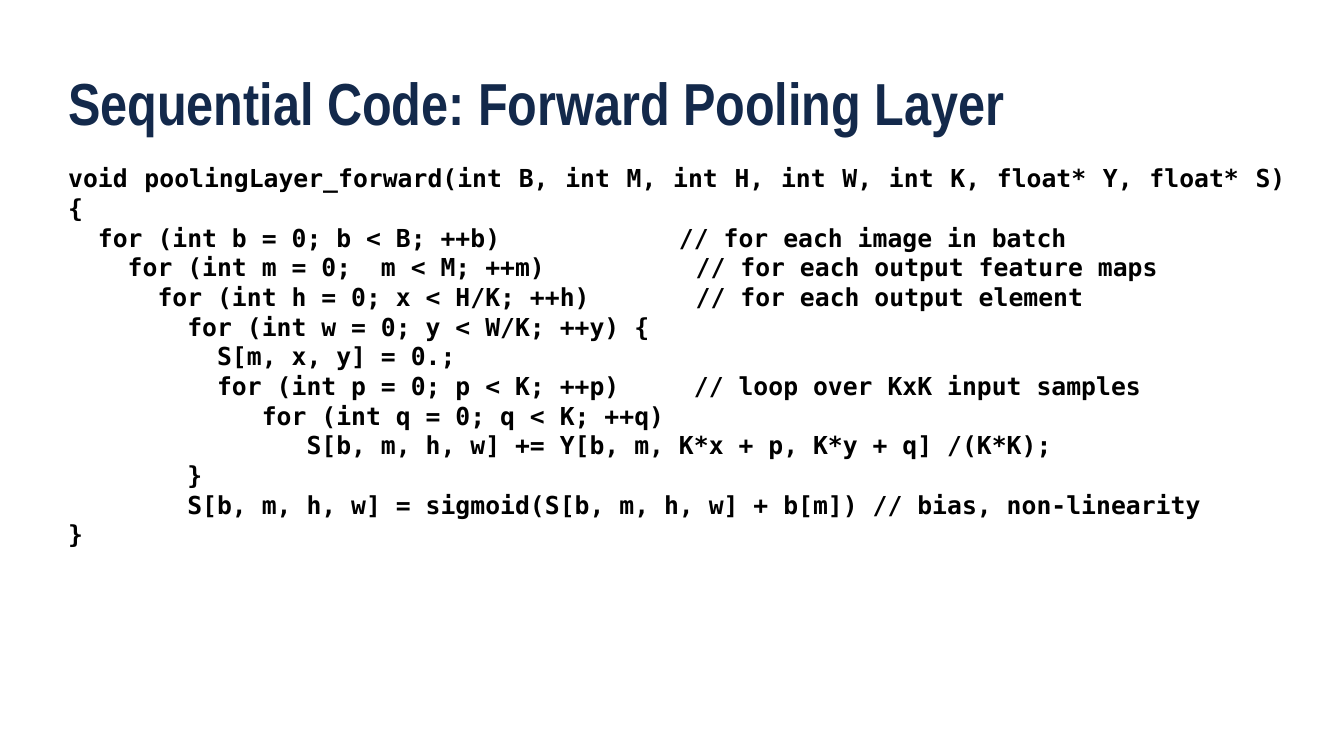
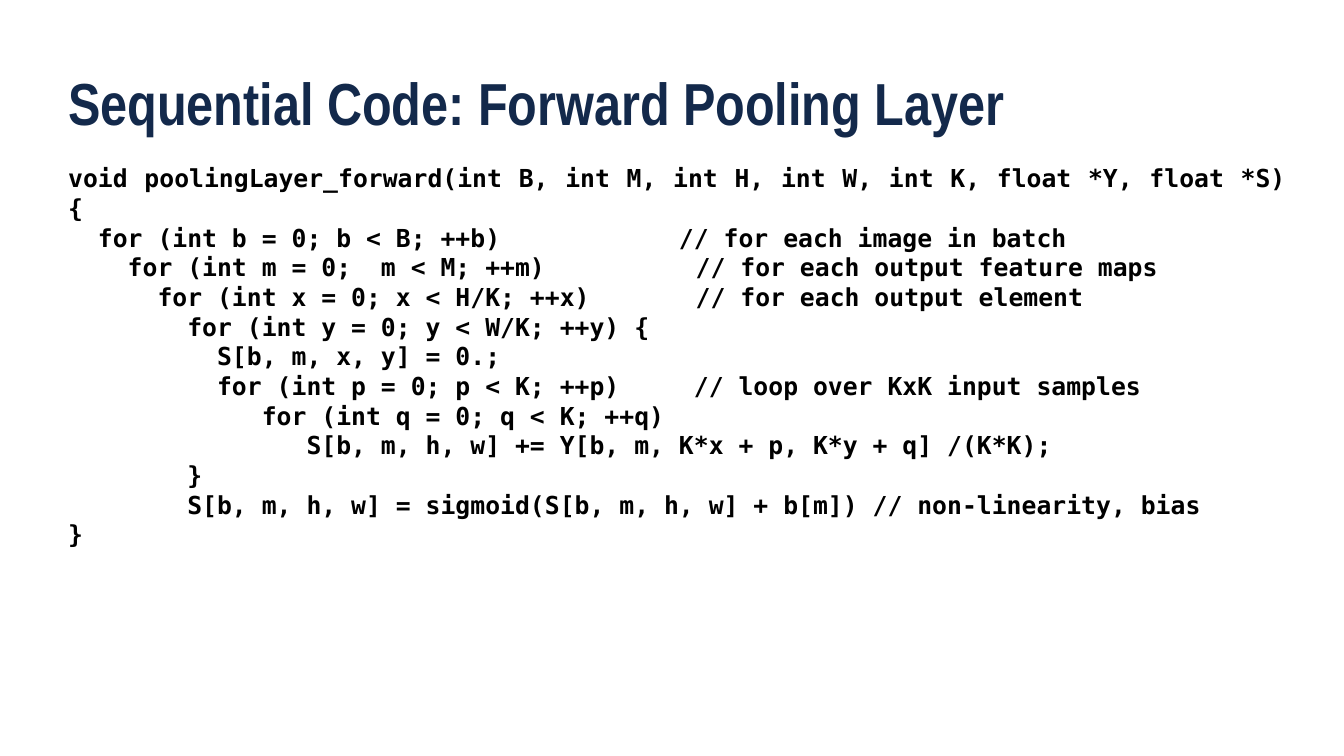
Before and after one commit to cwpearson/hugo-cwpearson, a slide deck: slide 17 of static/pptx/2017FA_ECE408_dl03_CNN01.pptx. Drawn at 1344x756 pixels with LibreOffice and Linux fonts; fonts in the diff are those of the drawing; background and template pictures are left out. Boxes give left, top, right and bottom in pixels: in the first picture for what was removed or moved away, otherwise in the second. Text is boxed around its words. In the diff, an @@ line names an element or a change of style, - is before the commit and + after.

Commit message:
add lecture 4

```diff
--- a/static/pptx/2017FA_ECE408_dl03_CNN01.pptx
+++ b/static/pptx/2017FA_ECE408_dl03_CNN01.pptx
@@ text at [68, 167, 1286, 193]: spaces changed @@
-void poolingLayer_forward(int B, int M, int H, int W, int K, float* Y, float* S) {
+void poolingLayer_forward(int B, int M, int H, int W, int K, float *Y, float *S) {
@@ text at [158, 286, 1083, 370]: text changed @@
-for (int h = 0; x < H/K; ++h) // for each output element
-for (int w = 0; y < W/K; ++y) {
-S[m, x, y] = 0.;
+for (int x = 0; x < H/K; ++x) // for each output element
+for (int y = 0; y < W/K; ++y) {
+S[b, m, x, y] = 0.;
@@ text at [187, 494, 1201, 519]: text changed @@
-S[b, m, h, w] = sigmoid(S[b, m, h, w] + b[m]) // bias, non-linearity
+S[b, m, h, w] = sigmoid(S[b, m, h, w] + b[m]) // non-linearity, bias
```
Also in this commit, not shown: 7 other slides changed, 1 slide removed, 4 other files.
